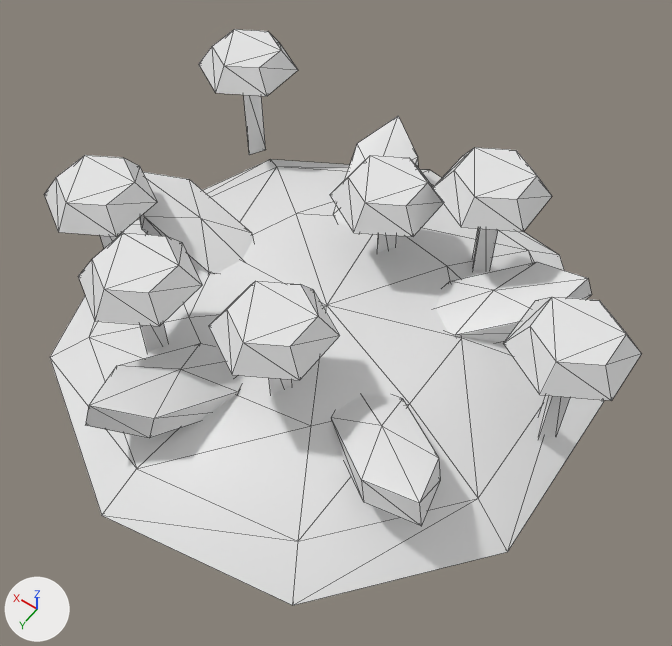
One commit to the glTF model game/assets/models/flower_patch.glb: the scene before it, then after it.
One viewpoint serves both versions: a 50 mm lens placed at (-0.304, 0.412, 0.68), pointed at (-0.02, 0.014, 0.054). Every picture has the same lights, and +X, +Y and +Z are marked at lower left. The older version comes first. Mesh edges are drawn as thin lines.

Objects in the first picture: 'flower_patch'.
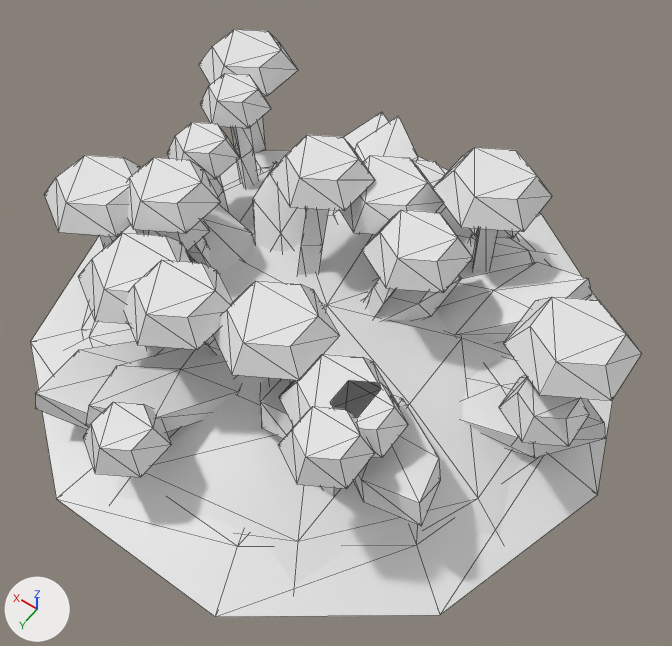
Location of each change, [x1, y1, x2, y2] in pixels of the pictures (672 x 646 px):
'flower_patch_spray', added
    after: [31, 73, 613, 617]
    faces in mat_ay_leaf (white #e7e7e7): [31, 112, 613, 617]
    faces in mat_ay_bloom_d (white #e7e7e7): [200, 73, 375, 489]
    faces in mat_ay_bloom_a (white #e7e7e7): [83, 160, 519, 478]
    faces in mat_ay_bloom_c (white #e7e7e7): [167, 122, 408, 458]
    faces in mat_ay_bloom_b (white #e7e7e7): [136, 218, 589, 446]
'flower_patch_tall', added
    after: [124, 135, 473, 439]
    faces in mat_ay_bloom_b (white #e7e7e7): [270, 135, 473, 293]
    faces in mat_ay_bloom_d (white #e7e7e7): [124, 260, 233, 350]
    faces in mat_ay_leaf (white #e7e7e7): [129, 161, 462, 439]
    faces in mat_ay_bloom_c (white #e7e7e7): [127, 157, 220, 233]
    faces in mat_ay_bloom_a (white #e7e7e7): [279, 354, 399, 426]

The change, as a diff of the scene's bpy script:
```diff
--- a/game/assets/models/flower_patch.glb.py
+++ b/game/assets/models/flower_patch.glb.py
@@ me_flower_patch_tall @@
+me_flower_patch_tall.from_pydata(...)  # 177 vertices, 294 faces; spans x -0.124..0.189, y -0.126..0.166, z -0.009..0.154
+# faces by material slot: [124, 70, 40, 20, 20, 20]
+me_flower_patch_tall.materials.append(mat_ay_leaf)  # white #e7e7e7
+me_flower_patch_tall.materials.append(mat_ay_stem)  # white #e7e7e7
+me_flower_patch_tall.materials.append(mat_ay_bloom_b)  # white #e7e7e7
+me_flower_patch_tall.materials.append(mat_ay_bloom_c)  # white #e7e7e7
+me_flower_patch_tall.materials.append(mat_ay_bloom_d)  # white #e7e7e7
+me_flower_patch_tall.materials.append(mat_ay_bloom_a)  # white #e7e7e7
@@ me_flower_patch_spray @@
+me_flower_patch_spray.from_pydata(...)  # 263 vertices, 438 faces; spans x -0.27..0.27, y -0.257..0.257, z -0.002..0.134
+# faces by material slot: [132, 126, 60, 40, 40, 40]
+me_flower_patch_spray.materials.append(mat_ay_leaf)  # white #e7e7e7
+me_flower_patch_spray.materials.append(mat_ay_stem)  # white #e7e7e7
+me_flower_patch_spray.materials.append(mat_ay_bloom_a)  # white #e7e7e7
+me_flower_patch_spray.materials.append(mat_ay_bloom_d)  # white #e7e7e7
+me_flower_patch_spray.materials.append(mat_ay_bloom_c)  # white #e7e7e7
+me_flower_patch_spray.materials.append(mat_ay_bloom_b)  # white #e7e7e7
@@ ob_flower_patch_tall @@
+ob_flower_patch_tall = bpy.data.objects.new('flower_patch_tall', me_flower_patch_tall)
+ob_flower_patch_tall.location = (0.0, 0.0, 0.0)
@@ ob_flower_patch_spray @@
+ob_flower_patch_spray = bpy.data.objects.new('flower_patch_spray', me_flower_patch_spray)
+ob_flower_patch_spray.location = (0.0, 0.0, 0.0)
```
